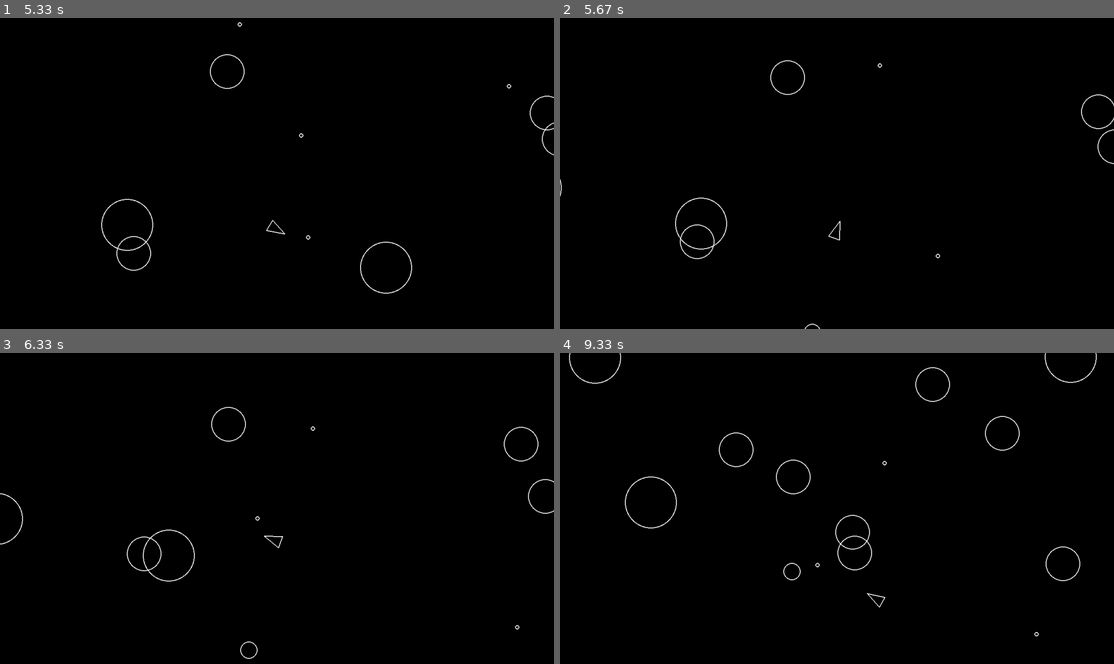
Above: before the commit, frames 1-4 (two rows, left to right).
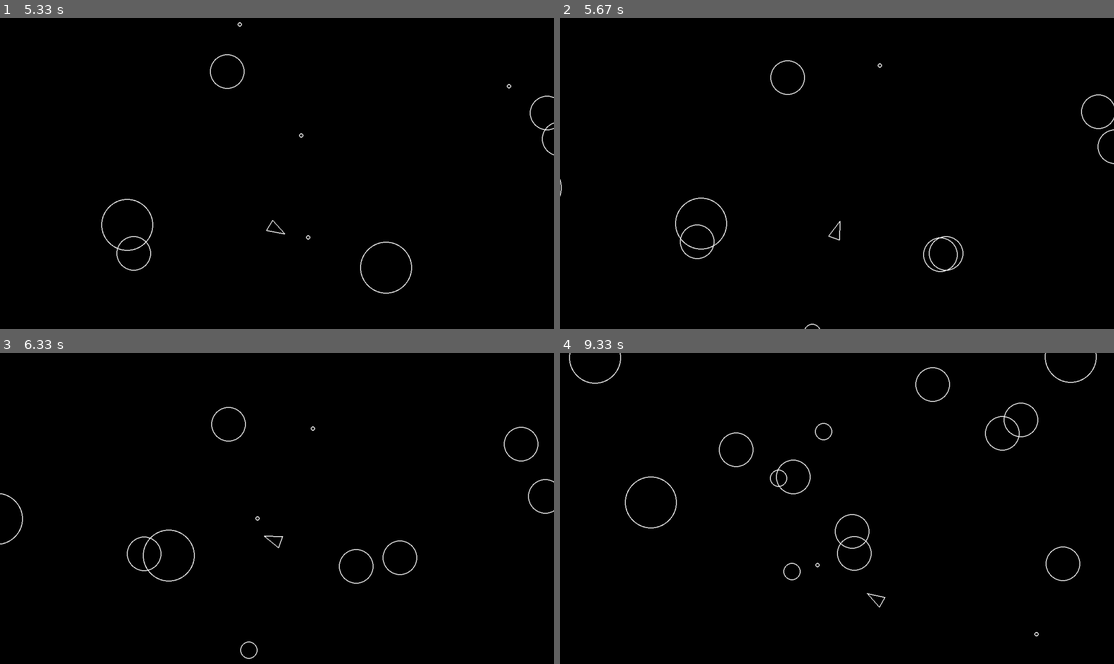
Above: after the commit, the same moments.

Repository: uvindusl/asteroid-pygame
Game: pygame game, started from main.py
Two runs of this game, one before a commit and one after it. Both use one fixed random seed, a clock stepped at 60 frames per second and the inputs below.
Inputs:
- Up to frame 1 (5.33 s): tap Space at 0.33, 0.73, 1.03, 1.23, 1.57, 1.87, 2.07, 2.37, 2.63, 2.97, 3.27, 3.4, 3.8, 4.1, 4.47, 4.87, 5.17 s; hold D 0.67-1.13 s; hold W 1.17-1.47 s; hold D 1.5-1.97 s; hold A 2-2.53 s; hold S 2.57-2.87 s; hold A 2.9-3.3 s; hold W 3.33-3.7 s; hold D 3.73-4.37 s; hold S 4.4-4.77 s; hold A 4.8-5.27 s; hold D from 5.3 s (still down)
- Up to frame 2 (5.67 s): keep holding D; tap Space at 5.37 s
- Up to frame 3 (6.33 s): tap Space at 5.67, 5.87, 6.2 s; release D at 5.77 s; hold W 5.8-6.1 s; hold D from 6.13 s (still down)
- Up to frame 4 (9.33 s): tap Space at 6.5, 6.7, 7, 7.27, 7.6, 7.9, 8.03, 8.43, 8.73, 9.1 s; release D at 6.6 s; hold A 6.63-7.17 s; hold S 7.2-7.5 s; hold A 7.53-7.93 s; hold W 7.97-8.33 s; hold D 8.37-9 s; hold S from 9.03 s (still down)

Frame 1 is identical in both runs. In frame 2, 0.2% of the frame differs, in the area x 65-73%, y 70-82%; in frame 3, 0.2%; in frame 4, 0.4%, in the area x 37-87%, y 15-71%.

Commit message:
add score

Diff:
--- a/main.py
+++ b/main.py
@@ -32,6 +32,7 @@
     player = Player(SCREEN_WIDTH / 2,SCREEN_HEIGHT / 2 )
 
     dt = 0
+    score = 0
 
     while True:
         for event in pygame.event.get():
@@ -43,12 +44,15 @@
         for asteroid in asteroids:
             if asteroid.collision(player):
                 print("Game over!")
+                print(score)
                 sys.exit()
 
         for asteroid in asteroids:
             for shot in shots:
                 if shot.collision(asteroid):
+                    shot.kill()
                     asteroid.split()
+                    score += 1
 
         screen.fill('Black')
 
